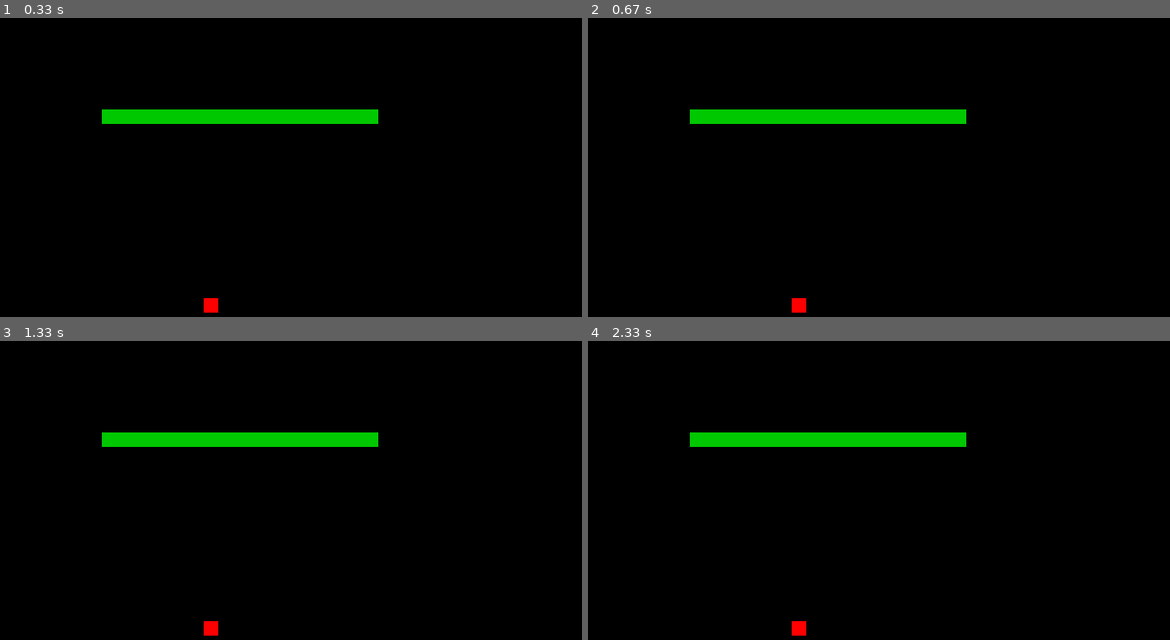
Above: before the commit, frames 1-4 (two rows, left to right).
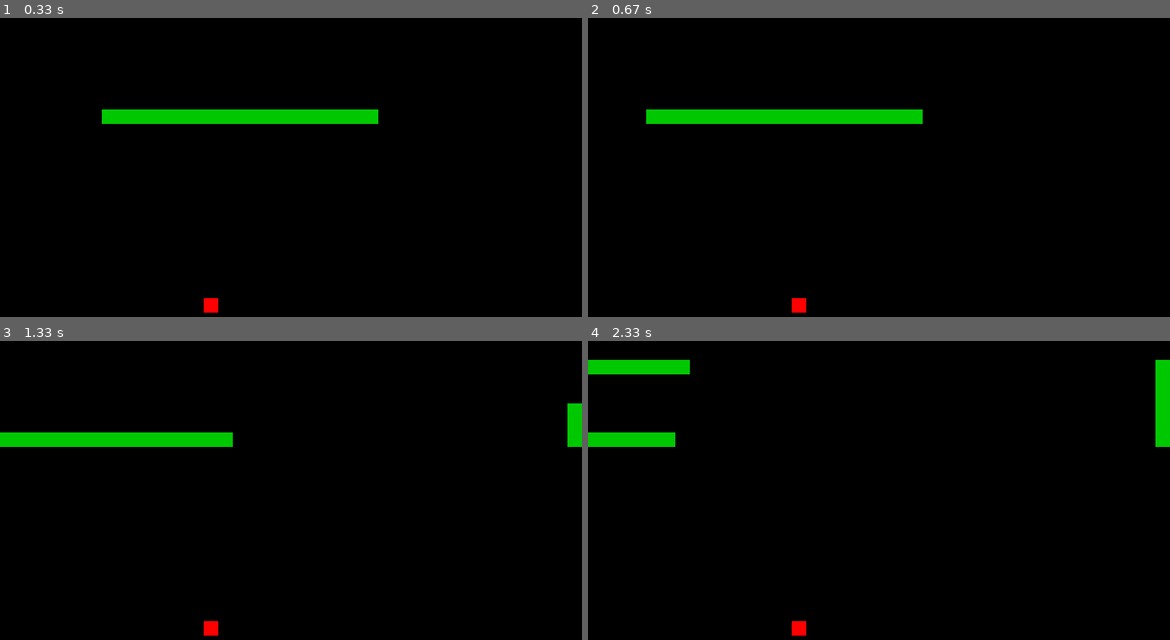
Above: after the commit, the same moments.

Repository: ilosamart/learn-pygame
Game: pygame game, started from snake.py
Two runs of this game, one before a commit and one after it. Both use one fixed random seed, a clock stepped at 60 frames per second and the inputs below.
Inputs:
- Up to frame 1 (0.33 s): no input
- Up to frame 2 (0.67 s): tap Esc at 0.33 s
- Up to frame 3 (1.33 s): hold Up from 1.17 s (still down)
- Up to frame 4 (2.33 s): release Up at 1.63 s; hold Right 1.67-2.13 s; hold Left from 2.17 s (still down)

Frame 1 is identical in both runs. In frame 2, 0.7% of the frame differs, in the area x 10-65%, y 30-36%; in frame 3, 2.4%; in frame 4, 4.6%, in the area x 0-100%, y 6-36%.

Commit message:
otimiza cômputo do jogo pausado

Diff:
--- a/snake.py
+++ b/snake.py
@@ -74,17 +74,16 @@
                 ):
                 my_direction = event.key
 
-            if event.key == K_ESCAPE:
-                game_paused = True
+            # se foi ESC, pause
+            game_paused = (event.key == K_ESCAPE)
 
     # pause
     while game_paused:
         for event in pygame.event.get():
             if event.type == QUIT:
                 pygame.quit()
+            game_paused = (event.type == KEYDOWN) and (event.key == K_ESCAPE)
 
-            if event.type == KEYDOWN and event.key == K_ESCAPE:
-                game_paused = False
 
     # atualiza a rodada
     for i in range(len(snake) - 1, 0, -1):
